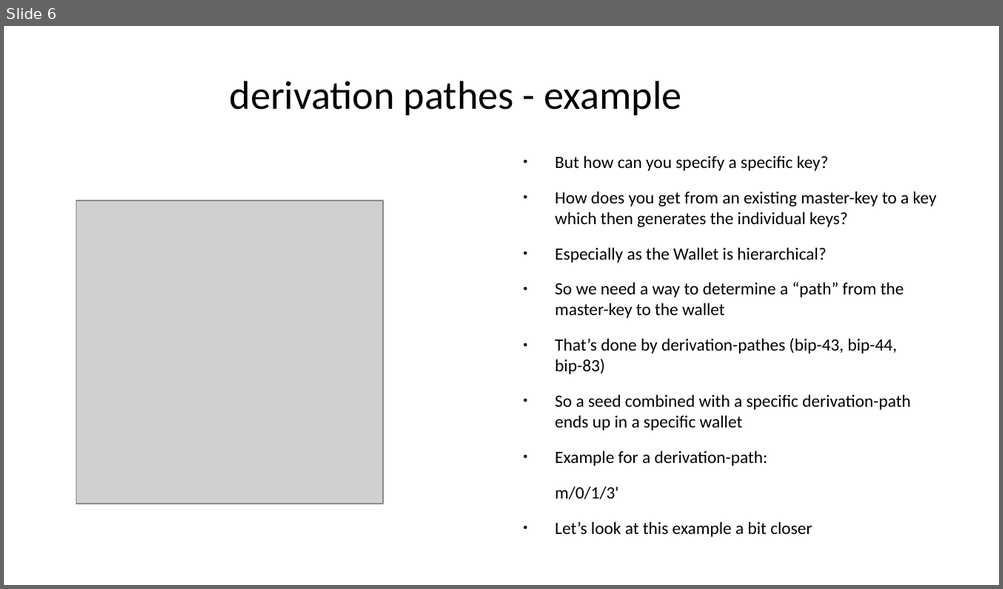
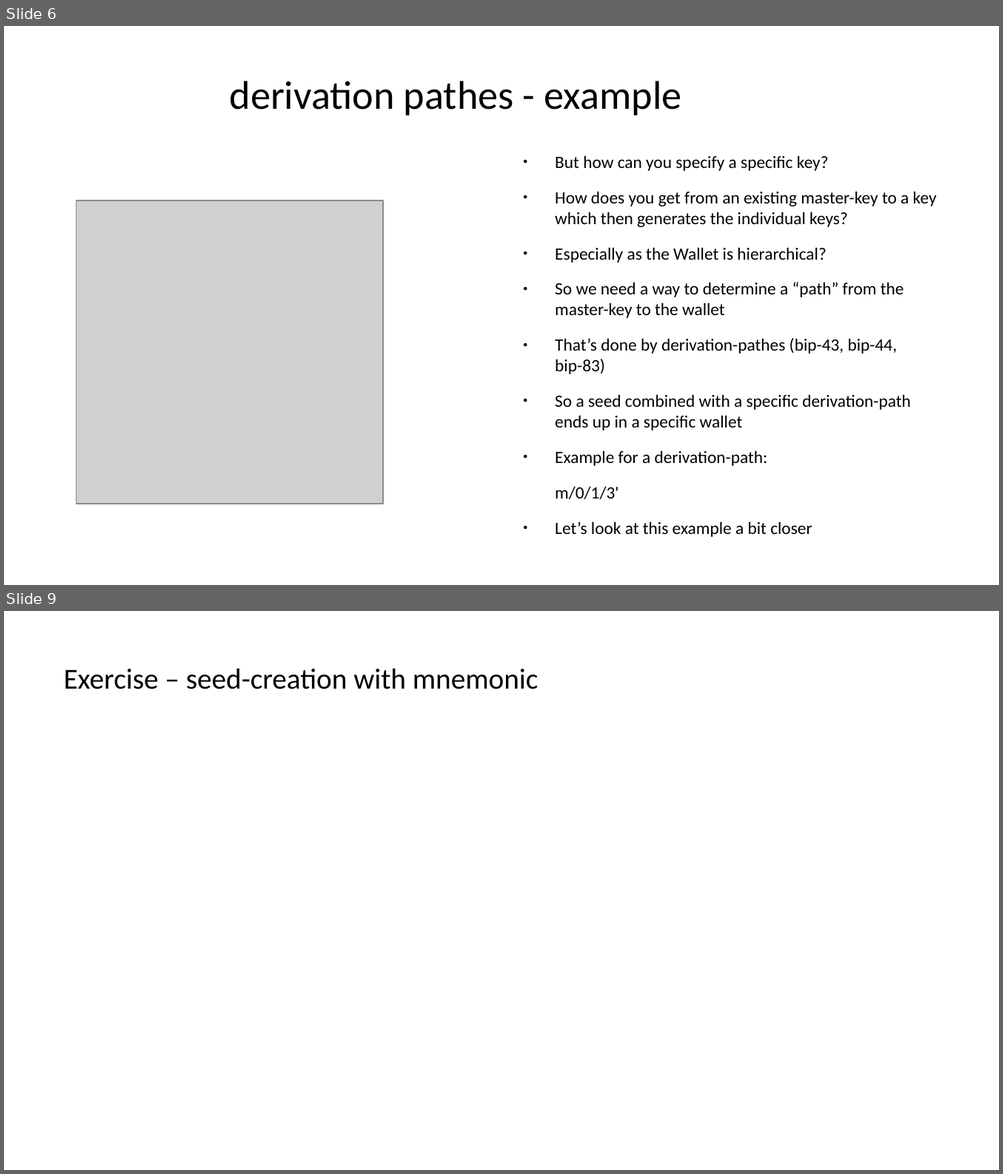
Before and after one commit to cryptoadvance/specter-education, a slide deck: content/bitcoin201/01_HD-wallets-deriv-path-addr-typed.odp. Shown one above the other, each under a label of ours: slide 6 before the commit, slides 6 and 9 after it; the slides between them are not shown. The pictures are 1003x589 and 1003x1174 pixels, drawn with LibreOffice and Linux fonts; fonts in the diff are those of the drawing; grey boxes stand for pictures. Boxes give left, top, right and bottom in pixels: in the first picture for what was removed or moved away, otherwise in the second. Text is boxed around its words. In the diff, an @@ line names an element or a change of style, - is before the commit and + after.

```diff
--- a/content/bitcoin201/01_HD-wallets-deriv-path-addr-typed.odp
+++ b/content/bitcoin201/01_HD-wallets-deriv-path-addr-typed.odp
@@ slide 9 added at (4, 611, 999, 1170), background #FFFFFF @@
@@ title added at (64, 668, 538, 689), 23.2 pt, text #000000 @@
+Exercise – seed-creation with mnemonic
```
Also in this commit, not shown: 2 other slides added, 3 other files.
